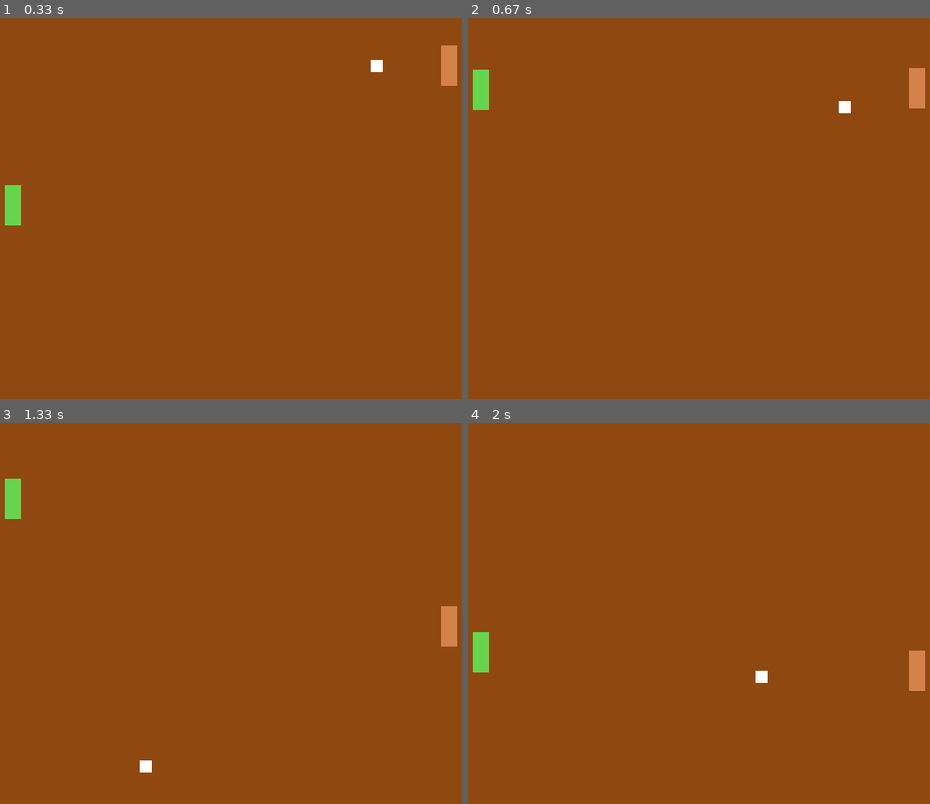
Above: before the commit, frames 1-4 (two rows, left to right).
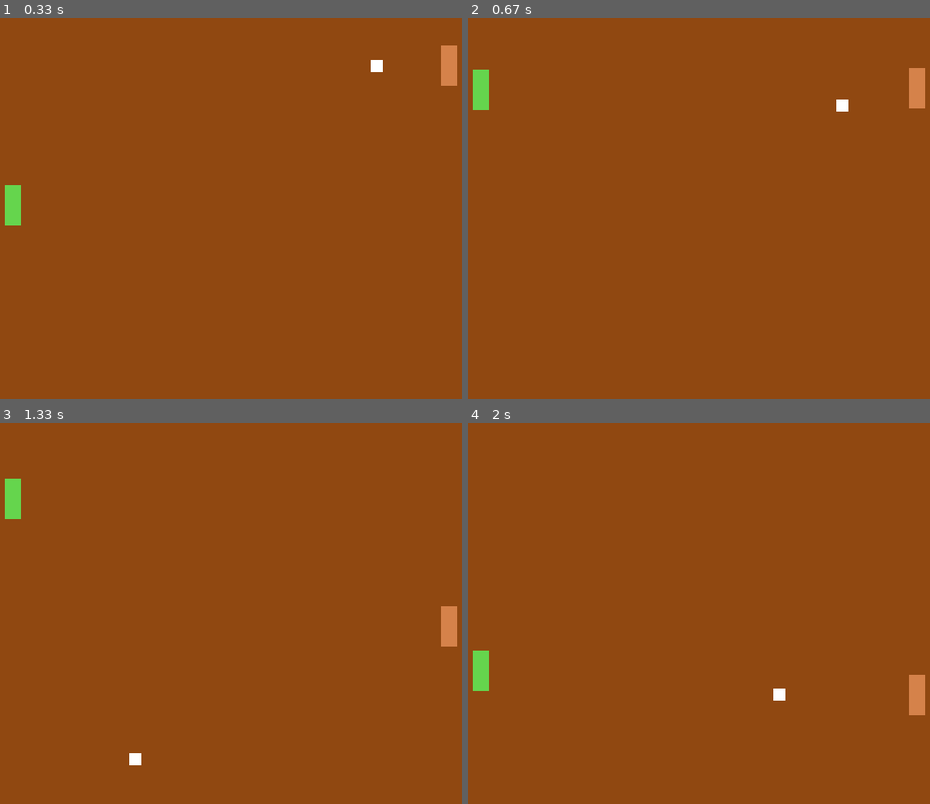
Above: after the commit, the same moments.

Repository: strin/curriculum-deep-RL
Game: pygame game, started from pyrl/tasks/pyale/games/pong.py
The game is run twice, just before and just after one commit, with the same random seed, the same clock (stepped at 60 frames per second) and the same inputs.
Inputs:
- Up to frame 1 (0.33 s): no input
- Up to frame 2 (0.67 s): hold Up from 0.33 s (still down)
- Up to frame 3 (1.33 s): release Up at 0.8 s; hold Down 0.83-1.13 s; hold Up from 1.17 s (still down)
- Up to frame 4 (2 s): release Up at 1.53 s; hold Down 1.57-1.93 s; hold Up from 1.97 s (still down)

Frame 1 is identical in both runs. In frame 2, less than 0.1% of the frame differs, in the area x 79-83%, y 21-25%; in frame 3, 0.2%; in frame 4, 1.0%, in the area x 1-99%, y 54-77%.

Commit message:
minor changes to pong

Diff:
--- a/pyrl/tasks/pyale/games/pong.py
+++ b/pyrl/tasks/pyale/games/pong.py
@@ -126,9 +126,9 @@
         if npr.rand() < 0.: # random action.
             bar2_y += np.sign(npr.randn()) * ai_speed
         else:
-            noise = 20 * (1 - opening) * npr.randn()
+            noise = 15 * (1 - opening) * npr.randn()
             if not bar2_y == circle_y + C / 2.:
-                if bar2_y + H2 / 2. + noise < circle_y :
+                if bar2_y + H2 / 2. + noise < circle_y + C / 2.:
                     bar2_y += ai_speed
                 if  bar2_y + H2/ 2.  + noise > circle_y  + C / 2.:
                     bar2_y -= ai_speed
@@ -143,14 +143,14 @@
     if circle_x <= bar1_x + W and circle_x >= bar1_x + W - C:
         if circle_y >= bar1_y - C / 2. and circle_y <= bar1_y + H1 - C / 2.:
             circle_x = bar1_x + W
-            speed_x = base_speed_x + npr.randn() * 20
-            speed_y = speed_y + abs(npr.randn()) * 10 * (np.sign(bar1_move))
+            speed_x = base_speed_x + npr.randn() * 5
+            speed_y = speed_y + abs(npr.randn()) * 5 * (np.sign(bar1_move))
             opening = 0
     if circle_x >= bar2_x - C and circle_x <= bar2_x:
         if circle_y >= bar2_y - C / 2. and circle_y <= bar2_y + H2 - C / 2.:
             circle_x = bar2_x - C
-            speed_x = -base_speed_x + npr.randn() * 20
-            speed_y = speed_y + abs(npr.randn()) * 10 * (np.sign(ai_speed))
+            speed_x = -base_speed_x + npr.randn() * 5
+            speed_y = speed_y + abs(npr.randn()) * 5 * (np.sign(ai_speed))
             opening = 0
     if circle_x < 5.:
         bar2_score += 1
